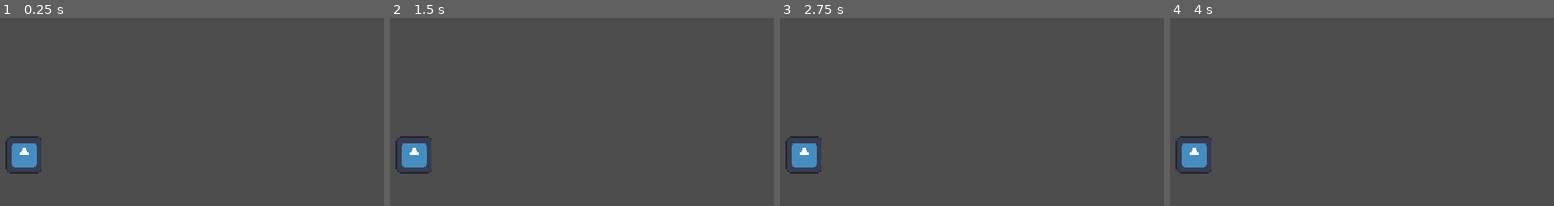
Above: before the commit, frames 1-4 (left to right).
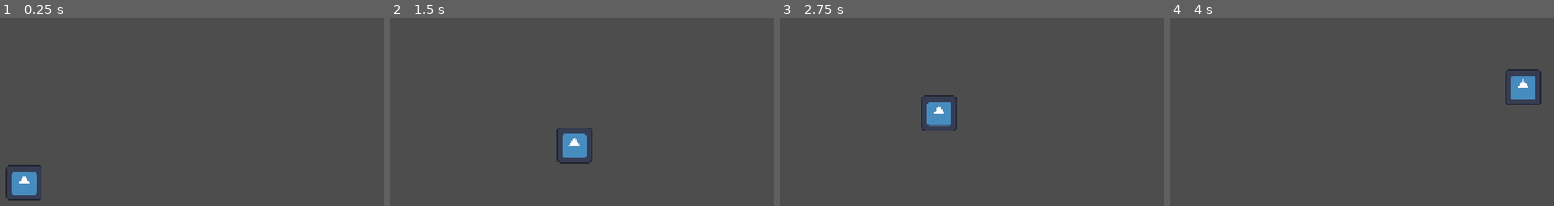
Above: after the commit, the same moments.

Repository: NikhilKshub/cave-game
Game: Godot game, scene res://scenes/game.tscn
The game is run twice, just before and just after one commit, with the same random seed, the same clock (stepped at 60 frames per second) and the same inputs. The engine's default icon, where the game draws it, is replaced by a stand-in: a white triangle on a blue panel in a dark square.
Inputs:
- Up to frame 1 (0.25 s): no input
- Up to frame 2 (1.5 s): hold Right (move_right) from 0.53 s (still down)
- Up to frame 3 (2.75 s): release Right (move_right) at 2.03 s; hold Left (move_left) from 2.03 s (still down)
- Up to frame 4 (4 s): release Left (move_left) at 2.78 s; hold Right (move_right) from 2.78 s (still down)

The runs differ from the first frame. In frame 1, 2.0% of the frame differs, in the area x 1-11%, y 62-98%; in frame 2, 2.1%, in the area x 1-53%, y 58-83%; in frame 3, 2.1%; in frame 4, 2.1%.

Commit message:
movement for player with gravity and bounce

Diff:
--- a/scenes/player.tscn
+++ b/scenes/player.tscn
@@ -1,11 +1,13 @@
 [gd_scene format=3 uid="uid://c8mydu7jhxmx4"]
 
 [ext_resource type="Texture2D" uid="uid://bvqjw1b01qudn" path="res://icon.svg" id="1_3vyb7"]
+[ext_resource type="Script" uid="uid://b1doejnftnk76" path="res://scripts/player.gd" id="1_g2els"]
 
 [sub_resource type="CircleShape2D" id="CircleShape2D_srsb4"]
 radius = 30.0
 
 [node name="player" type="CharacterBody2D" unique_id=1126939718]
+script = ExtResource("1_g2els")
 
 [node name="Sprite2D" type="Sprite2D" parent="." unique_id=855450855]
 scale = Vector2(0.5, 0.5)
--- /dev/null
+++ b/scripts/player.gd
@@ -0,0 +1,12 @@
+extends CharacterBody2D
+
+var gravity = 1500
+var bounce_speed = 883
+var steer_speed = 300
+
+func _physics_process(delta):
+	velocity.y += gravity * delta
+	velocity.x = Input.get_axis("move_left", "move_right") * steer_speed
+	move_and_slide()
+	if is_on_floor():
+		velocity.y = -bounce_speed
Not shown, added: scripts/player.gd.uid
